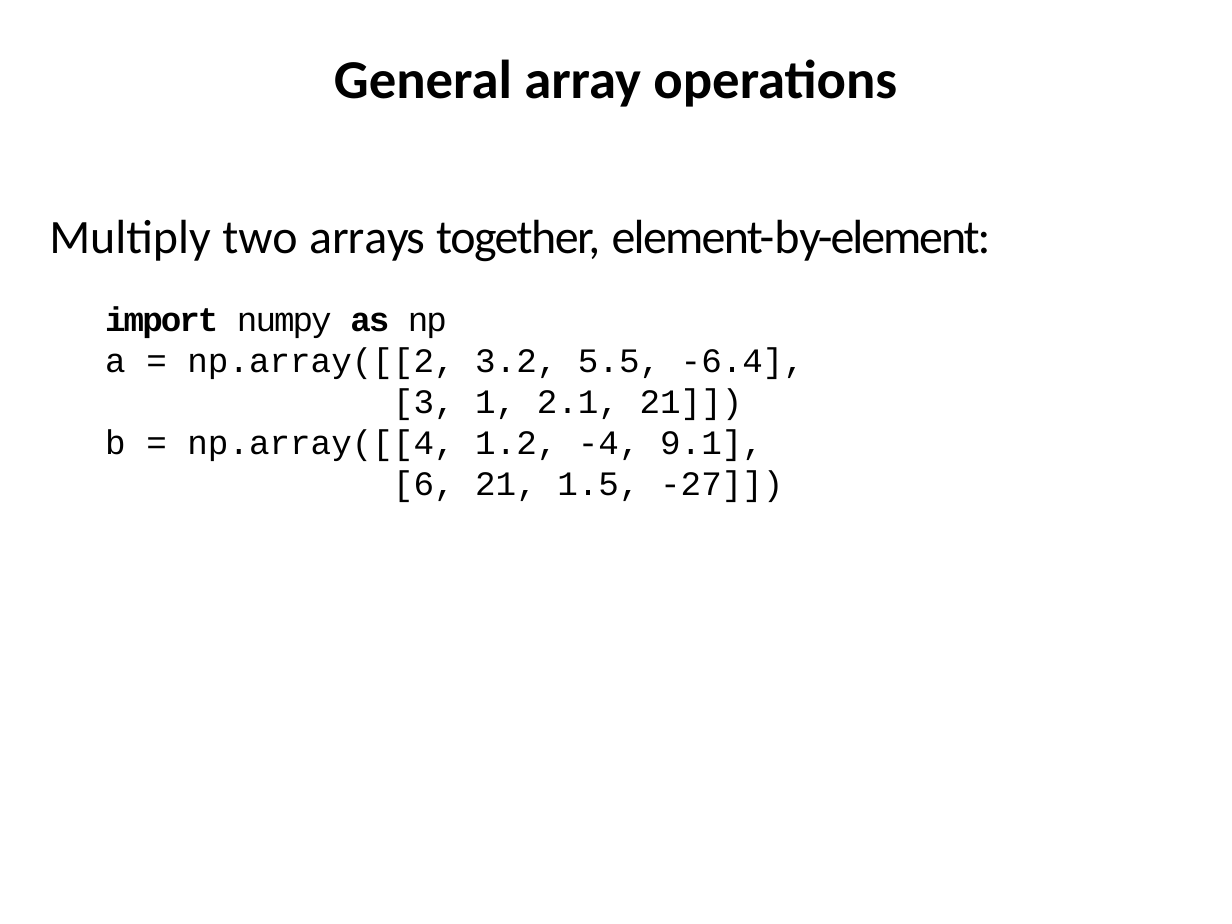
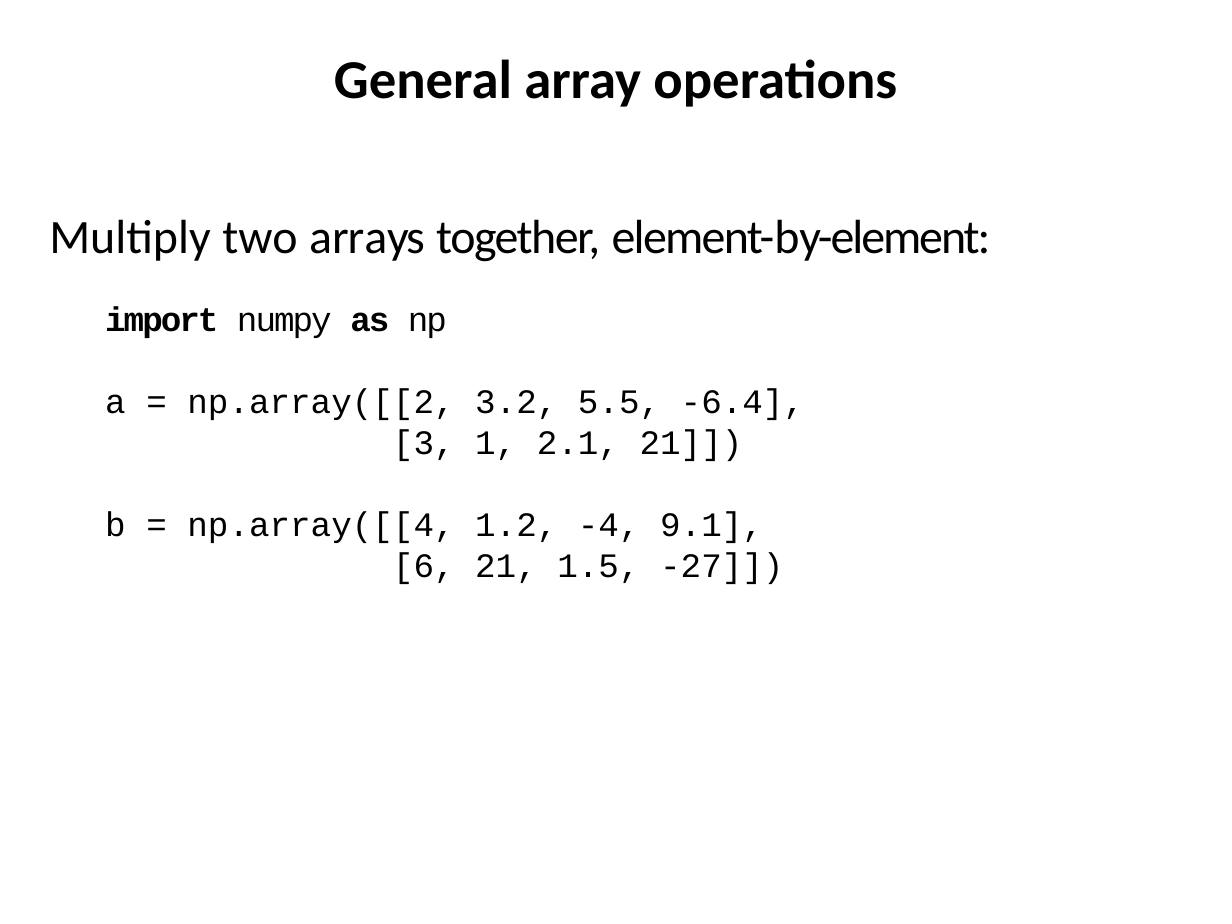
Before and after one commit to ncasuk/ncas-isc, a slide deck: slide 18 of python/presentations/handling_arrays/numpy.pptx. Drawn at 1232x924 pixels with LibreOffice and Linux fonts; fonts in the diff are those of the drawing; background and template pictures are left out. Boxes give left, top, right and bottom in pixels: in the first picture for what was removed or moved away, otherwise in the second. Text is boxed around its words. In the diff, an @@ line names an element or a change of style, - is before the commit and + after.

Commit message:
numpy talk minor tweaks

```diff
--- a/python/presentations/handling_arrays/numpy.pptx
+++ b/python/presentations/handling_arrays/numpy.pptx
@@ text "import numpy as np" rewrapped from [105,306,804,502] to [105,306,804,584] @@
```
Also in this commit, not shown: 3 other slides changed, 1 other file.
